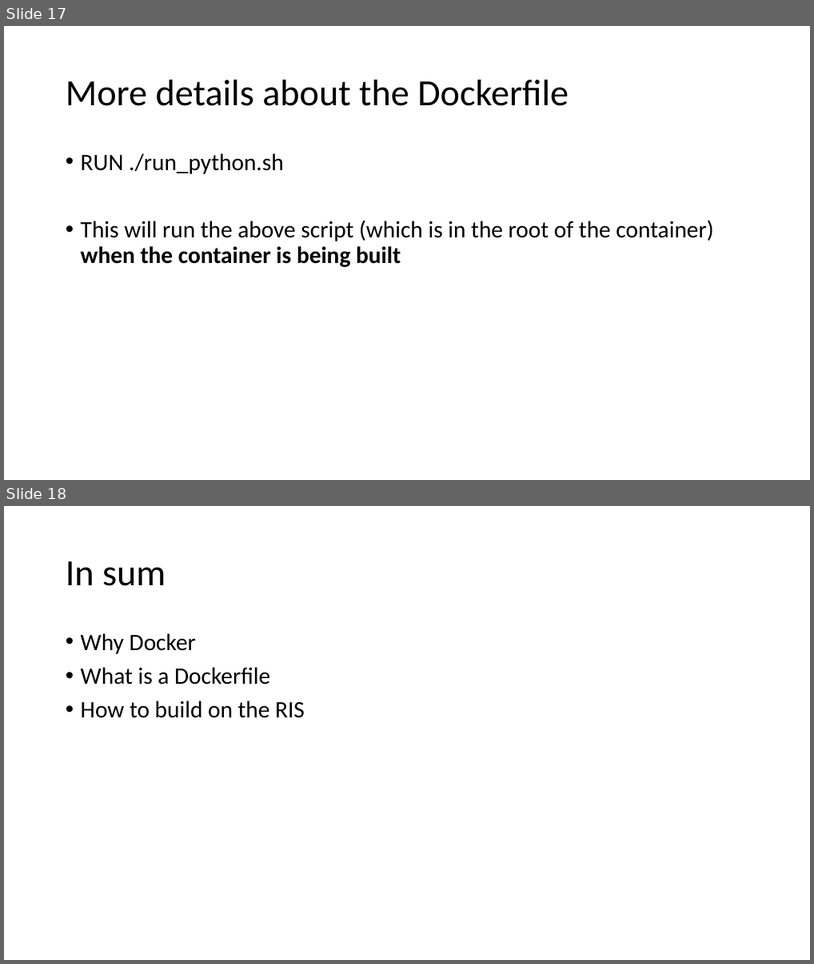
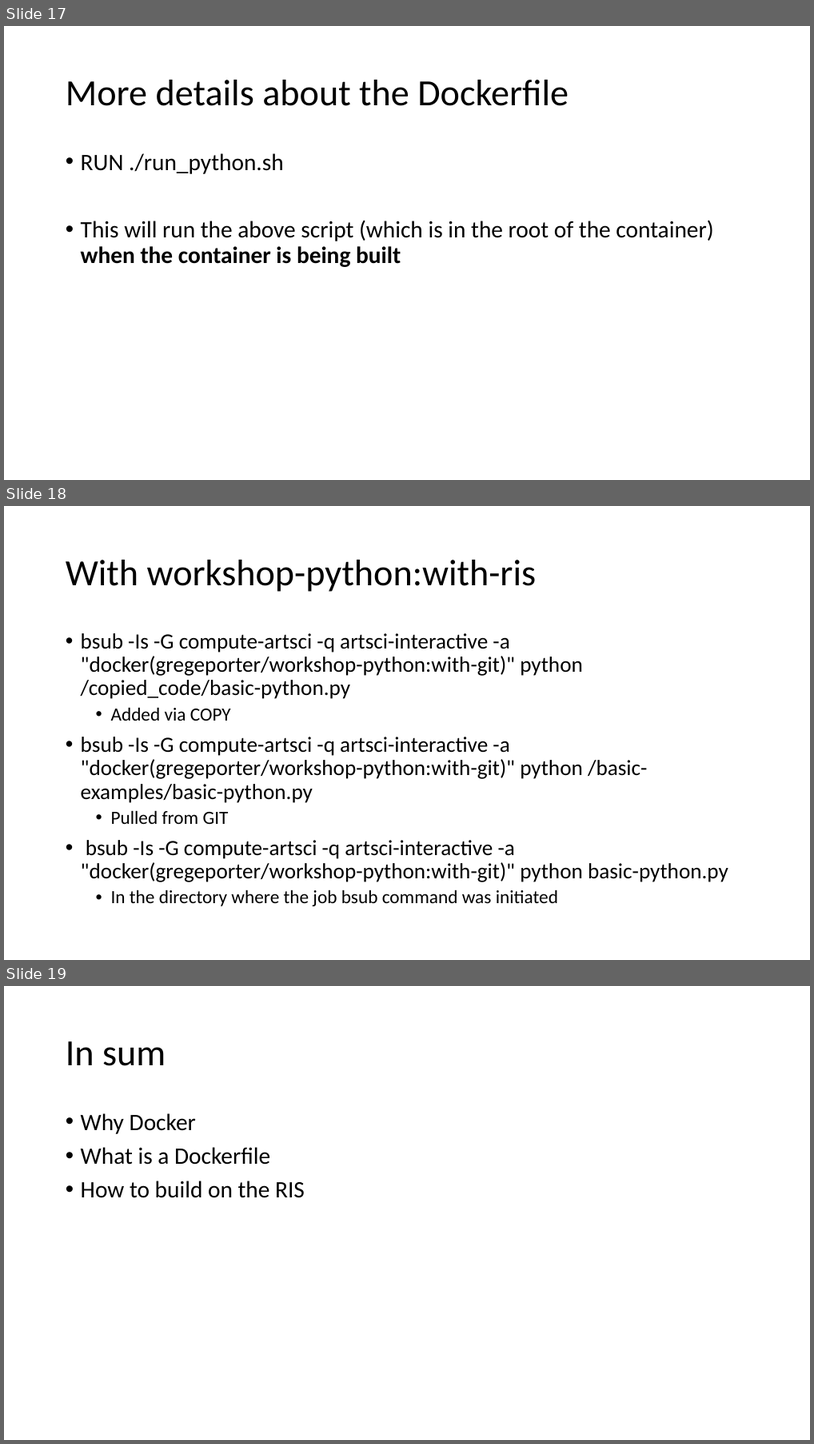
Before and after one commit to GregePorter/RIS-quickstart, a slide deck: slides/triads-ris-workshop-day-3.pptx. Shown one above the other, each under a label of ours: slides 17 and 18 before the commit, slides 17, 18 and 19 after it. The pictures are 814x964 and 814x1444 pixels, drawn with LibreOffice and Linux fonts; fonts in the diff are those of the drawing. Boxes give left, top, right and bottom in pixels: in the first picture for what was removed or moved away, otherwise in the second. Text is boxed around its words. In the diff, an @@ line names an element or a change of style, - is before the commit and + after.

Commit message:
Added a slide about running the different examples of added code

```diff
--- a/slides/triads-ris-workshop-day-3.pptx
+++ b/slides/triads-ris-workshop-day-3.pptx
@@ slide 18 added at bbox=[4, 506, 810, 960], background #FFFFFF @@
@@ title added at bbox=[66, 560, 537, 592], 44 pt, text #000000 @@
+With workshop-python:with-ris
@@ text added at bbox=[81, 633, 729, 906], 25.9 pt, text #000000 @@
+• bsub -Is -G compute-artsci -q artsci-interactive -a "docker(gregeporter/workshop-python:with-git)" python /copied_code/basic-python.py
+  • Added via COPY
+• bsub -Is -G compute-artsci -q artsci-interactive -a "docker(gregeporter/workshop-python:with-git)" python /basic-examples/basic-python.py
+  • Pulled from GIT
+• bsub -Is -G compute-artsci -q artsci-interactive -a "docker(gregeporter/workshop-python:with-git)" python basic-python.py
+  • In the directory where the job bsub command was initiated
@@ what was slide 18 is now slide 19 @@
```
Also in this commit, not shown: 1 slide changed.
